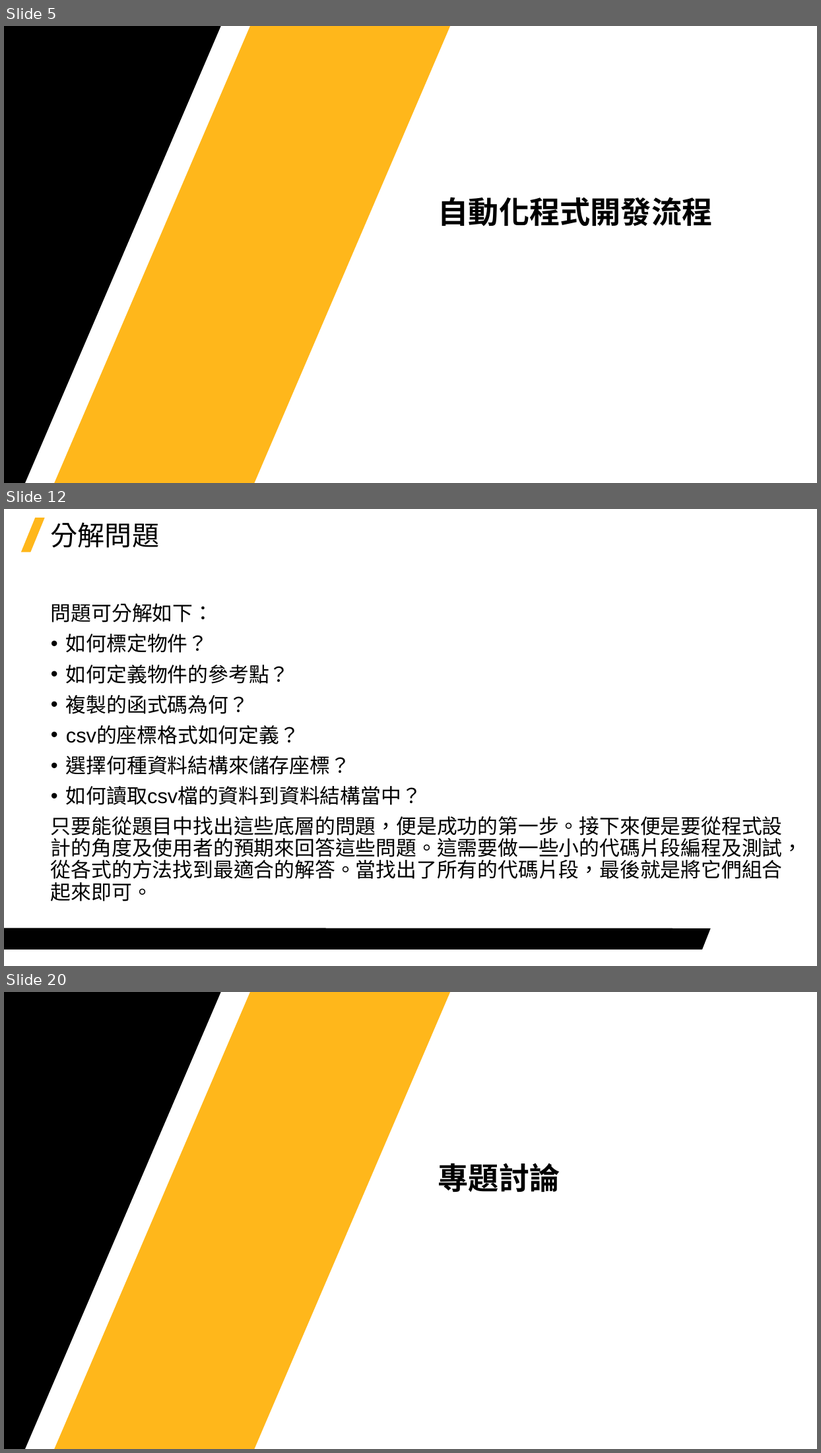
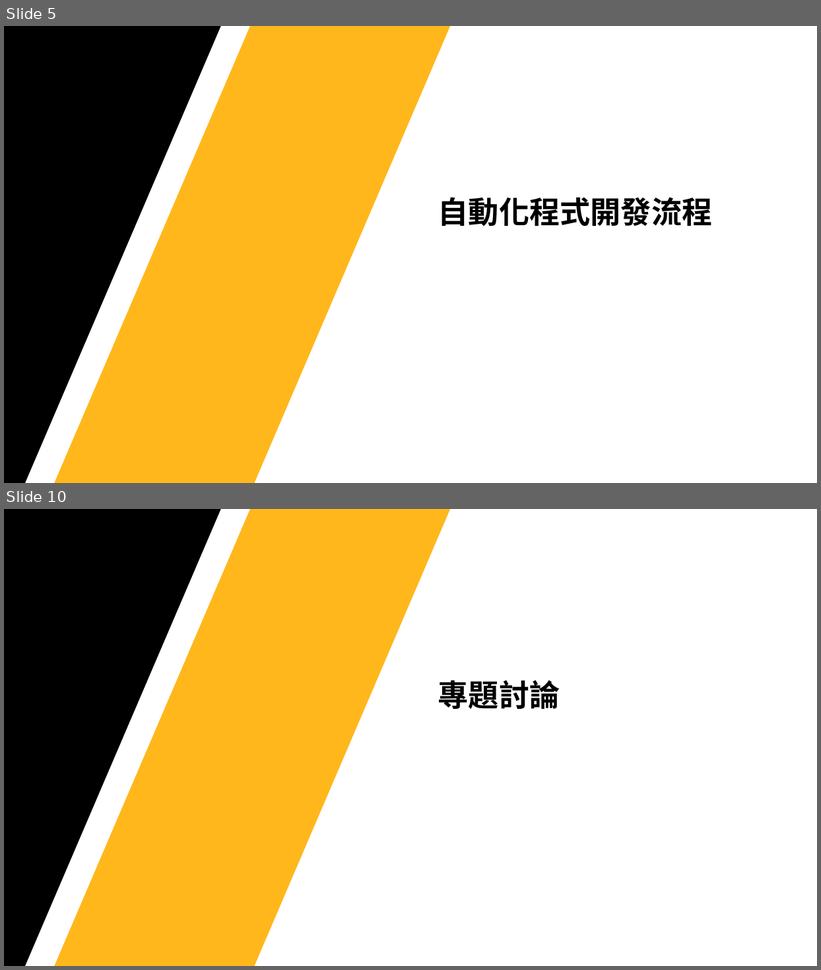
Before and after one commit to Jerrick-cheng/AEDT-Automation-Camp, a slide deck: 上課教材/Week2.pptx. Shown one above the other, each under a label of ours: slides 5, 12 and 20 before the commit, slides 5 and 10 after it; the slides between them are not shown. The pictures are 821x1453 and 821x970 pixels, drawn with LibreOffice and Linux fonts; fonts in the diff are those of the drawing; background and template pictures are left out. Boxes give left, top, right and bottom in pixels: in the first picture for what was removed or moved away, otherwise in the second. Text is boxed around its words. In the diff, an @@ line names an element or a change of style, - is before the commit and + after.

```diff
--- a/上課教材/Week2.pptx
+++ b/上課教材/Week2.pptx
@@ slide 12 removed at (x1=4, y1=509, x2=817, y2=966), background #FFFFFF @@
@@ parallelogram removed at (x1=21, y1=518, x2=45, y2=552) @@
@@ title removed at (x1=51, y1=522, x2=159, y2=548) @@
-分解問題
@@ text removed at (x1=51, y1=603, x2=803, y2=902) @@
-問題可分解如下：
-• 如何標定物件？
-• 如何定義物件的參考點？
-• 複製的函式碼為何？
-• csv的座標格式如何定義？
-• 選擇何種資料結構來儲存座標？
-• 如何讀取csv檔的資料到資料結構當中？
-只要能從題目中找出這些底層的問題，便是成功的第一步。接下來便是要從程式設計的角度及使用者的預期來回答這些問題。這需要做一些小的代碼片段編程及測試，從各式的方法找到最適合的解答。當找出了所有的代碼片段，最後就是將它們組合起來即可。
@@ freeform shape removed at (x1=4, y1=929, x2=711, y2=950) @@
@@ what was slide 20 is now slide 10 @@
```
Also in this commit, not shown: 5 slides changed, 9 other slides removed, 5 other files.
